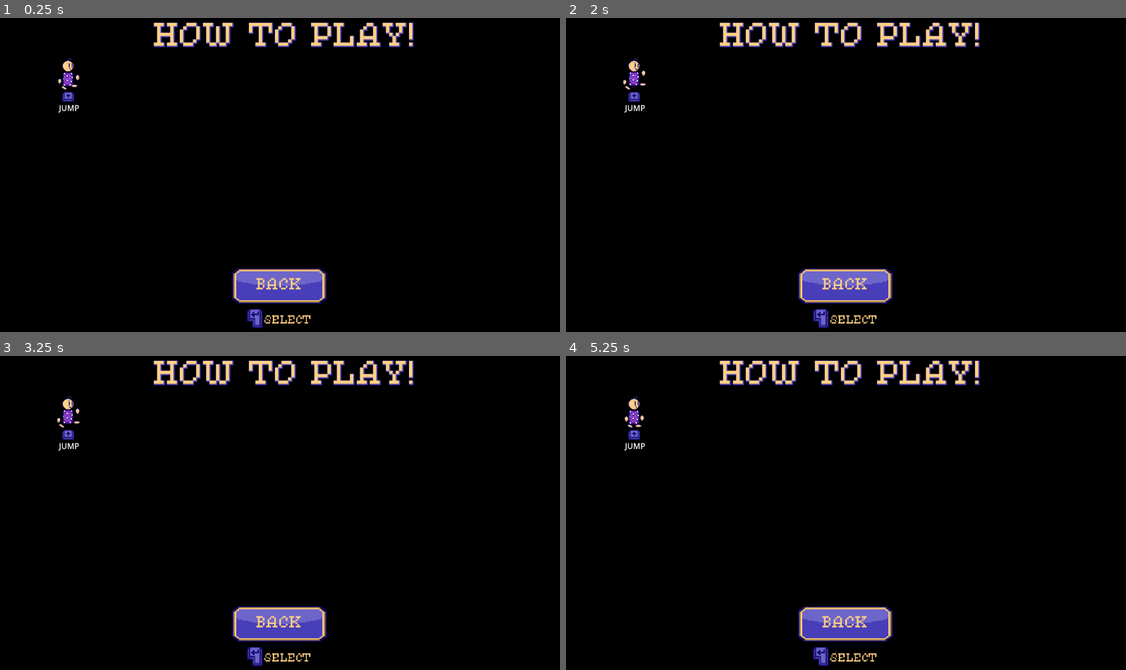
Above: before the commit, frames 1-4 (two rows, left to right).
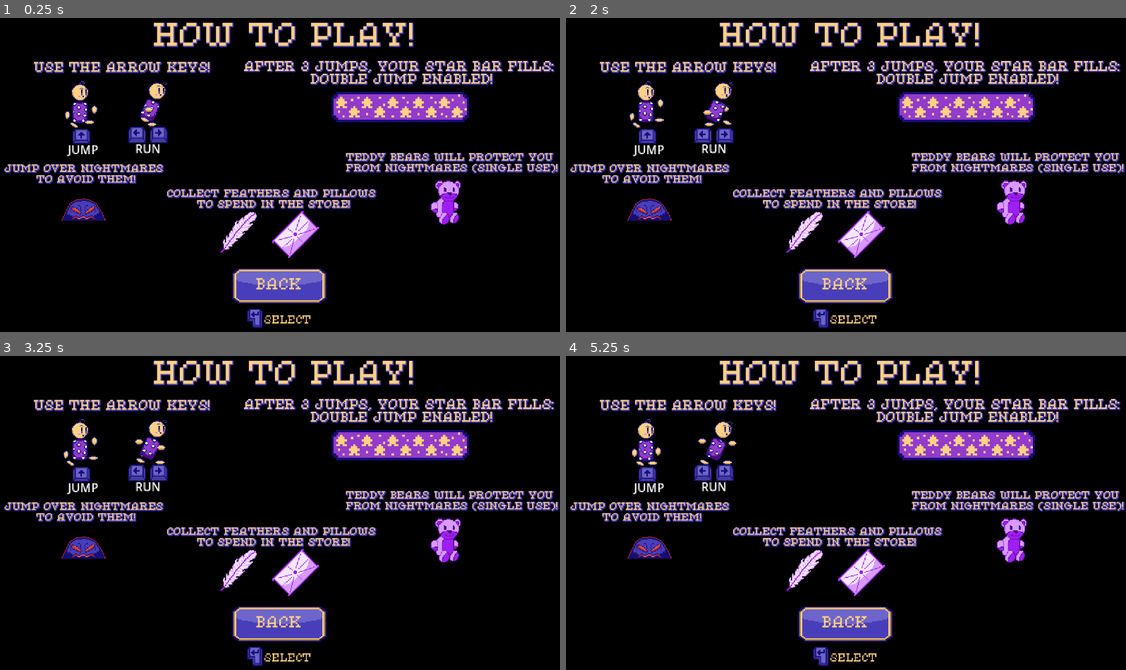
Above: after the commit, the same moments.

Repository: jacio-m/DreamRunner
Game: Godot game, scene res://HUD/tutorial.tscn
Same seed, same stepped clock (60 frames per second), same inputs: the game is played once before the commit and once after it. This scene is started directly instead of the project's main scene.
Inputs:
- Up to frame 1 (0.25 s): no input
- Up to frame 2 (2 s): hold Right (ui_right) from 0.53 s (still down); tap Up (ui_up) at 0.77, 1.52 s
- Up to frame 3 (3.25 s): release Right (ui_right) at 2.03 s; hold Left (ui_left) 2.03-2.78 s; hold Right (ui_right) from 2.78 s (still down); tap Up (ui_up) at 3.02 s
- Up to frame 4 (5.25 s): tap Up (ui_up) at 3.77, 4.52 s; release Right (ui_right) at 4.28 s; hold Left (ui_left) 4.28-5.03 s; hold Right (ui_right) from 5.03 s (still down)

The runs differ from the first frame. In frame 1, 14% of the frame differs, in the area x 0-100%, y 12-77%; in frame 2, 14%; in frame 3, 14%; in frame 4, 14%.

Commit message:
Tutorial Enhancement
Improved the tutorial with better player instructions and visual sprites to guide the gameplay

Diff:
--- a/HUD/tutorial.tscn
+++ b/HUD/tutorial.tscn
@@ -14,6 +14,28 @@
 [ext_resource type="Texture2D" uid="uid://dbfd8qhxk0dw7" path="res://Player/Jumping Animation/child_jumping2.png" id="12_pw15r"]
 [ext_resource type="Texture2D" uid="uid://ehqitl64kaw" path="res://Player/Jumping Animation/child_jumping3.png" id="13_3xi6e"]
 [ext_resource type="Texture2D" uid="uid://k41jfi7x7gb" path="res://Player/Jumping Animation/child_jumping4.png" id="14_lc21a"]
+[ext_resource type="Texture2D" uid="uid://37h6q6qt6332" path="res://Player/Running Animation/child_running1.png" id="15_84lvr"]
+[ext_resource type="Texture2D" uid="uid://80d7f8qbu5mk" path="res://Player/Running Animation/child_running2.png" id="16_jvlw1"]
+[ext_resource type="Texture2D" uid="uid://chtwkl7m72xo7" path="res://Player/Running Animation/child_running3.png" id="17_fc01w"]
+[ext_resource type="Texture2D" uid="uid://cm3hrfh05i5jn" path="res://Player/Running Animation/child_running4.png" id="18_eacv7"]
+[ext_resource type="Texture2D" uid="uid://cvp42n2rufr8h" path="res://Player/Running Animation/child_running5.png" id="19_rqvk7"]
+[ext_resource type="Texture2D" uid="uid://b8yikkhpoxl61" path="res://Player/Running Animation/child_running6.png" id="20_26oig"]
+[ext_resource type="Texture2D" uid="uid://b7wjbhvf0spka" path="res://Player/Running Animation/child_running7.png" id="21_3mqje"]
+[ext_resource type="Texture2D" uid="uid://di2kj5xdcvwfh" path="res://Player/Running Animation/child_running8.png" id="22_nq5xj"]
+[ext_resource type="Texture2D" uid="uid://bn5qrh5p1ijlg" path="res://Player/Running Animation/child_running9.png" id="23_n8vvn"]
+[ext_resource type="Texture2D" uid="uid://drm1yyl3560s5" path="res://Player/Running Animation/child_running10.png" id="24_vwyvk"]
+[ext_resource type="Texture2D" uid="uid://cbycv3oi0k6ii" path="res://Player/Running Animation/child_running11.png" id="25_8jxj3"]
+[ext_resource type="Texture2D" uid="uid://c5ao607e7n5lw" path="res://HUD/Sprites/right_key1.png" id="26_y8yhf"]
+[ext_resource type="Texture2D" uid="uid://dbucc47icgko4" path="res://HUD/Sprites/right_key2.png" id="27_qt7iw"]
+[ext_resource type="Texture2D" uid="uid://bsht5i32kbgr5" path="res://HUD/Sprites/left_key1.png" id="28_hsvtp"]
+[ext_resource type="Texture2D" uid="uid://muta7pt4wbdv" path="res://HUD/Sprites/left_key2.png" id="29_sjju7"]
+[ext_resource type="Texture2D" uid="uid://b6aqamfrmju2p" path="res://HUD/Sprites/doublejumpbar(under).png" id="30_0wvkt"]
+[ext_resource type="Texture2D" uid="uid://ngqpchhly8uu" path="res://HUD/Sprites/doublejumpbar(progress).png" id="31_oejj4"]
+[ext_resource type="Texture2D" uid="uid://dw8ipdqwq15no" path="res://Enemies/Shadows Sprites/shadow_blob1.png" id="32_n6nul"]
+[ext_resource type="Texture2D" uid="uid://8f3fxo7yxvft" path="res://Enemies/Shadows Sprites/shadow_blob2.png" id="33_wjw81"]
+[ext_resource type="Texture2D" uid="uid://bdni02sr7n87w" path="res://Items/Sprites/teddyBear.png" id="34_gu8na"]
+[ext_resource type="Texture2D" uid="uid://bsglm4e1bmhjy" path="res://Items/Sprites/feather.png" id="35_fc01w"]
+[ext_resource type="Texture2D" uid="uid://8uhmn5u4yulb" path="res://Items/Sprites/pillow.png" id="36_eacv7"]
 
 [sub_resource type="StyleBoxTexture" id="StyleBoxTexture_gjqde"]
 texture = ExtResource("4_g887x")
@@ -69,6 +91,89 @@
 }],
 "loop": true,
 "name": &"Up Key",
+"speed": 2.0
+}]
+
+[sub_resource type="SpriteFrames" id="SpriteFrames_nuewf"]
+animations = [{
+"frames": [{
+"duration": 1.0,
+"texture": ExtResource("15_84lvr")
+}, {
+"duration": 1.0,
+"texture": ExtResource("16_jvlw1")
+}, {
+"duration": 1.0,
+"texture": ExtResource("17_fc01w")
+}, {
+"duration": 1.0,
+"texture": ExtResource("18_eacv7")
+}, {
+"duration": 1.0,
+"texture": ExtResource("19_rqvk7")
+}, {
+"duration": 1.0,
+"texture": ExtResource("20_26oig")
+}, {
+"duration": 1.0,
+"texture": ExtResource("21_3mqje")
+}, {
+"duration": 1.0,
+"texture": ExtResource("22_nq5xj")
+}, {
+"duration": 1.0,
+"texture": ExtResource("23_n8vvn")
+}, {
+"duration": 1.0,
+"texture": ExtResource("24_vwyvk")
+}, {
+"duration": 1.0,
+"texture": ExtResource("25_8jxj3")
+}],
+"loop": true,
+"name": &"Running",
+"speed": 5.0
+}]
+
+[sub_resource type="SpriteFrames" id="SpriteFrames_1owce"]
+animations = [{
+"frames": [{
+"duration": 1.0,
+"texture": ExtResource("26_y8yhf")
+}, {
+"duration": 1.0,
+"texture": ExtResource("27_qt7iw")
+}],
+"loop": true,
+"name": &"Right Key",
+"speed": 2.0
+}]
+
+[sub_resource type="SpriteFrames" id="SpriteFrames_8ilqp"]
+animations = [{
+"frames": [{
+"duration": 1.0,
+"texture": ExtResource("28_hsvtp")
+}, {
+"duration": 1.0,
+"texture": ExtResource("29_sjju7")
+}],
+"loop": true,
+"name": &"Left Key",
+"speed": 2.0
+}]
+
+[sub_resource type="SpriteFrames" id="SpriteFrames_kbh5l"]
+animations = [{
+"frames": [{
+"duration": 1.0,
+"texture": ExtResource("32_n6nul")
+}, {
+"duration": 1.0,
+"texture": ExtResource("33_wjw81")
+}],
+"loop": true,
+"name": &"Shadow Idle",
 "speed": 2.0
 }]
 
@@ -82,7 +187,7 @@
 offset_bottom = 676.0
 color = Color(0, 0, 0, 1)
 
-[node name="Label" type="Label" parent="."]
+[node name="HowTo" type="Label" parent="."]
 anchors_preset = 5
 anchor_left = 0.5
 anchor_right = 0.5
@@ -97,6 +202,96 @@
 theme_override_fonts/font = ExtResource("3_bir4d")
 theme_override_font_sizes/font_size = 60
 text = "HOW TO PLAY!"
+
+[node name="Text" type="Label" parent="."]
+anchors_preset = 5
+anchor_left = 0.5
+anchor_right = 0.5
+offset_left = -498.0
+offset_top = 97.0
+offset_right = -134.0
+offset_bottom = 138.0
+grow_horizontal = 2
+theme_override_colors/font_color = Color(1, 0.819608, 0.513726, 1)
+theme_override_colors/font_shadow_color = Color(0.282353, 0.243137, 0.72549, 1)
+theme_override_constants/shadow_outline_size = 6
+theme_override_fonts/font = ExtResource("3_bir4d")
+theme_override_font_sizes/font_size = 25
+text = "USE THE ARROW KEYS!"
+
+[node name="Text2" type="Label" parent="."]
+anchors_preset = 5
+anchor_left = 0.5
+anchor_right = 0.5
+offset_left = -69.0
+offset_top = 95.0
+offset_right = 576.0
+offset_bottom = 170.0
+grow_horizontal = 2
+theme_override_colors/font_color = Color(1, 0.819608, 0.513726, 1)
+theme_override_colors/font_shadow_color = Color(0.282353, 0.243137, 0.72549, 1)
+theme_override_constants/shadow_outline_size = 6
+theme_override_fonts/font = ExtResource("3_bir4d")
+theme_override_font_sizes/font_size = 25
+text = "AFTER 3 JUMPS, YOUR STAR BAR FILLS:
+DOUBLE JUMP ENABLED!
+"
+horizontal_alignment = 1
+
+[node name="Text3" type="Label" parent="."]
+anchors_preset = 5
+anchor_left = 0.5
+anchor_right = 0.5
+offset_left = -599.0
+offset_top = 305.0
+offset_right = -183.0
+offset_bottom = 354.0
+grow_horizontal = 2
+theme_override_colors/font_color = Color(1, 0.819608, 0.513726, 1)
+theme_override_colors/font_shadow_color = Color(0.282353, 0.243137, 0.72549, 1)
+theme_override_constants/shadow_outline_size = 6
+theme_override_fonts/font = ExtResource("3_bir4d")
+theme_override_font_sizes/font_size = 20
+text = "JUMP OVER NIGHTMARES
+TO AVOID THEM!"
+horizontal_alignment = 1
+
+[node name="Text4" type="Label" parent="."]
+anchors_preset = 5
+anchor_left = 0.5
+anchor_right = 0.5
+offset_left = -280.0
+offset_top = 356.0
+offset_right = 264.0
+offset_bottom = 431.0
+grow_horizontal = 2
+theme_override_colors/font_color = Color(1, 0.819608, 0.513726, 1)
+theme_override_colors/font_shadow_color = Color(0.282353, 0.243137, 0.72549, 1)
+theme_override_constants/shadow_outline_size = 6
+theme_override_fonts/font = ExtResource("3_bir4d")
+theme_override_font_sizes/font_size = 20
+text = "COLLECT FEATHERS AND PILLOWS
+TO SPEND IN THE STORE!
+"
+horizontal_alignment = 1
+
+[node name="Text5" type="Label" parent="."]
+anchors_preset = 5
+anchor_left = 0.5
+anchor_right = 0.5
+offset_left = 84.0
+offset_top = 282.0
+offset_right = 628.0
+offset_bottom = 357.0
+grow_horizontal = 2
+theme_override_colors/font_color = Color(1, 0.819608, 0.513726, 1)
+theme_override_colors/font_shadow_color = Color(0.282353, 0.243137, 0.72549, 1)
+theme_override_constants/shadow_outline_size = 6
+theme_override_fonts/font = ExtResource("3_bir4d")
+theme_override_font_sizes/font_size = 20
+text = "TEDDY BEARS WILL PROTECT YOU
+FROM NIGHTMARES (SINGLE USE)!"
+horizontal_alignment = 1
 
 [node name="BackButton" type="Button" parent="."]
 anchors_preset = 8
@@ -140,19 +335,78 @@
 sprite_frames = SubResource("SpriteFrames_gjqde")
 animation = &"Enter Key"
 
-[node name="Label2" type="Label" parent="."]
-offset_left = 129.0
-offset_top = 179.0
-offset_right = 171.0
-offset_bottom = 202.0
-text = "JUMP"
-
 [node name="ChildJump" type="AnimatedSprite2D" parent="."]
-position = Vector2(148, 122)
+position = Vector2(173, 184)
+scale = Vector2(1.5, 1.5)
 sprite_frames = SubResource("SpriteFrames_pdjei")
-frame_progress = 0.865787
-
-[node name="UpKey" type="AnimatedSprite2D" parent="."]
-position = Vector2(148, 167)
+frame_progress = 0.276526
+
+[node name="UpKey" type="AnimatedSprite2D" parent="ChildJump"]
+position = Vector2(1, 42)
 sprite_frames = SubResource("SpriteFrames_5j066")
 animation = &"Up Key"
+
+[node name="JumpLabel" type="Label" parent="ChildJump"]
+offset_left = -16.6667
+offset_top = 48.6667
+offset_right = 25.3333
+offset_bottom = 71.6667
+text = "JUMP"
+
+[node name="ChildRun" type="AnimatedSprite2D" parent="."]
+position = Vector2(318, 181)
+scale = Vector2(1.5, 1.5)
+sprite_frames = SubResource("SpriteFrames_nuewf")
+animation = &"Running"
+frame_progress = 0.975373
+
+[node name="RunLabel" type="Label" parent="ChildRun"]
+offset_left = -22.0
+offset_top = 50.0
+offset_right = 20.0
+offset_bottom = 73.0
+text = "RUN"
+
+[node name="RightKey" type="AnimatedSprite2D" parent="ChildRun"]
+position = Vector2(10, 43)
+sprite_frames = SubResource("SpriteFrames_1owce")
+animation = &"Right Key"
+frame_progress = 0.536732
+
+[node name="LeftKey" type="AnimatedSprite2D" parent="ChildRun"]
+position = Vector2(-20, 43)
+sprite_frames = SubResource("SpriteFrames_8ilqp")
+animation = &"Left Key"
+frame_progress = 0.786536
+
+[node name="DoubleJump" type="TextureProgressBar" parent="."]
+offset_left = 686.0
+offset_top = 158.0
+offset_right = 966.0
+offset_bottom = 220.0
+min_value = 100.0
+value = 100.0
+nine_patch_stretch = true
+texture_under = ExtResource("30_0wvkt")
+texture_progress = ExtResource("31_oejj4")
+
+[node name="ShadowIdle" type="AnimatedSprite2D" parent="."]
+position = Vector2(180, 373)
+scale = Vector2(1.5, 1.5)
+sprite_frames = SubResource("SpriteFrames_kbh5l")
+animation = &"Shadow Idle"
+
+[node name="Teddy" type="Sprite2D" parent="."]
+position = Vector2(921, 384)
+scale = Vector2(1.5, 1.5)
+texture = ExtResource("34_gu8na")
+
+[node name="Feather" type="Sprite2D" parent="."]
+position = Vector2(494, 444)
+scale = Vector2(1.5, 1.5)
+texture = ExtResource("35_fc01w")
+
+[node name="Pillow" type="Sprite2D" parent="."]
+position = Vector2(612, 449)
+scale = Vector2(1.5, 1.5)
+texture = ExtResource("36_eacv7")
--- a/tutorial.gd
+++ b/tutorial.gd
@@ -5,7 +5,11 @@
 	$BackButton.grab_focus()
 	$BackButton.pressed.connect(main_menu)
 	$ChildJump.play()
-	$UpKey.play()
+	$ChildJump/UpKey.play()
+	$ChildRun.play()
+	$ChildRun/RightKey.play()
+	$ChildRun/LeftKey.play()
+	$ShadowIdle.play()
 
 func main_menu():
 	$"EnterSound".play()
Not shown: 1 places in HUD/tutorial.tscn that only renumber resources
